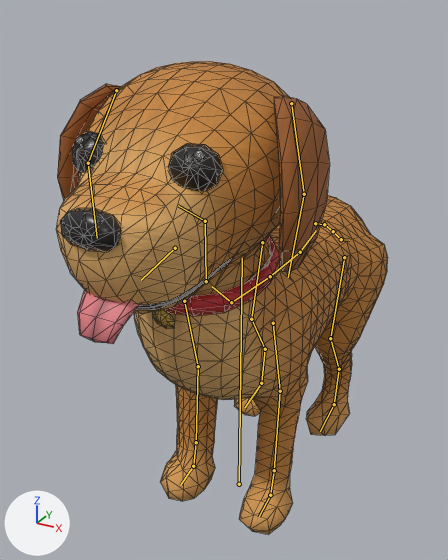
Two versions of the glTF model art-source/blender/dogs/golden-retriever/motion/exports/dog_golden_anim.gltf, one commit apart.
The view is the same before and after, from a camera (50 mm lens) standing at (0.87, -1.71, 1.71) and looking at (-0.14, 0.13, 0.8). The axes (+X, +Y, +Z) are drawn at lower left. The lights are the same throughout. The first picture is the older version. The bones that bend it are drawn over the model as lines. Mesh edges are drawn as thin lines.

Names of what the first picture shows: 'dog_golden_body', 'dog_golden_collar', 'dog_golden_ear_L', 'dog_golden_ear_R', 'dog_golden_eye_L', 'dog_golden_eye_R', 'dog_golden_nose', 'dog_golden_tongue'.
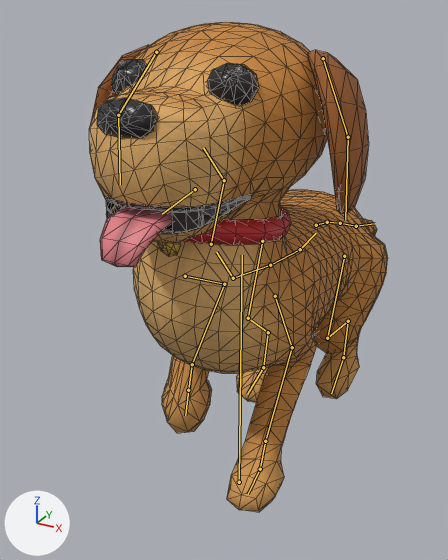
The newer file adds an action. The first version stands in its rest pose; the second is drawn at frame 4 of the action 'Swim'.

What the commit changed:
Bone 'root' (bone_root) moves from (0.0, 0.0, 0.0) to (0.0, 0.011, 0.0).
Bone 'hips' (bone_hips) turns from (0, 0, 0) to (-7, 0, 0) degrees about its own x, y and z.
Bone 'back_stifle_L' (bone_back_stifle_l) turns from (0, 0, 0) to (54, 0, 0) degrees about its own x, y and z.
Bone 'back_hock_L' (bone_back_hock_l) turns from (0, 0, 0) to (-45, 0, 0) degrees about its own x, y and z.
Bone 'back_foot_L' (bone_back_foot_l) turns from (0, 0, 0) to (28, 0, 0) degrees about its own x, y and z.
Bone 'back_hip_R' (bone_back_hip_r) turns from (0, 0, 0) to (1, 0, 0) degrees about its own x, y and z.
Bone 'back_stifle_R' (bone_back_stifle_r) turns from (0, 0, 0) to (23, 0, 0) degrees about its own x, y and z.
Bone 'back_hock_R' (bone_back_hock_r) turns from (0, 0, 0) to (-20, 0, 0) degrees about its own x, y and z.
Bone 'back_foot_R' (bone_back_foot_r) turns from (0, 0, 0) to (8, 0, 0) degrees about its own x, y and z.
Bone 'spine_3' (bone_spine_3) turns from (0, 0, 0) to (-1, 0, 0) degrees about its own x, y and z.
Bone 'front_shoulder_L' (bone_front_shoulder_l) turns from (0, 0, 0) to (26, 0, 0) degrees about its own x, y and z.
Bone 'front_elbow_L' (bone_front_elbow_l) turns from (0, 0, 0) to (-49, 0, 0) degrees about its own x, y and z.
Bone 'front_wrist_L' (bone_front_wrist_l) turns from (0, 0, 0) to (23, 0, 0) degrees about its own x, y and z.
Bone 'front_paw_L' (bone_front_paw_l) turns from (0, 0, 0) to (20, 0, 0) degrees about its own x, y and z.
Bone 'front_shoulder_R' (bone_front_shoulder_r) turns from (0, 0, 0) to (58, 0, 0) degrees about its own x, y and z.
Bone 'front_elbow_R' (bone_front_elbow_r) turns from (0, 0, 0) to (-93, 0, 0) degrees about its own x, y and z.
Bone 'front_wrist_R' (bone_front_wrist_r) turns from (0, 0, 0) to (41, 0, 0) degrees about its own x, y and z.
Bone 'front_paw_R' (bone_front_paw_r) turns from (0, 0, 0) to (67, 0, 0) degrees about its own x, y and z.
Bone 'neck' (bone_neck) turns from (0, 0, 0) to (-15, -1, 0) degrees about its own x, y and z.
Bone 'head' (bone_head) turns from (0, 0, 0) to (9, 0, 0) degrees about its own x, y and z.
Bone 'ear_L_1' (bone_ear_l_1) turns from (0, 0, 0) to (15, 6, -3) degrees about its own x, y and z.
Bone 'ear_L_2' (bone_ear_l_2) turns from (0, 0, 0) to (5, -1, -1) degrees about its own x, y and z.
Bone 'ear_R_1' (bone_ear_r_1) turns from (0, 0, 0) to (15, -6, 3) degrees about its own x, y and z.
Bone 'ear_R_2' (bone_ear_r_2) turns from (0, 0, 0) to (5, 1, 1) degrees about its own x, y and z.
Bone 'jaw' (bone_jaw) turns from (0, 0, 0) to (12, 0, 0) degrees about its own x, y and z.
Bone 'tail_1' (bone_tail_1) turns from (0, 0, 0) to (16, 1, -3) degrees about its own x, y and z.
Bone 'tail_2' (bone_tail_2) turns from (0, 0, 0) to (4, 3, -4) degrees about its own x, y and z.
Bone 'tail_3' (bone_tail_3) turns from (0, 0, 0) to (0, 4, -6) degrees about its own x, y and z.
Bone 'tail_4' (bone_tail_4) turns from (0, 0, 0) to (-2, 2, -7) degrees about its own x, y and z.

Pixel boxes [x1, y1, x2, y2] of what changed, in the pictures (448 x 560 px):
'dog_golden_body', posed (10% narrower)
    before: [56, 61, 388, 534]
    after: [89, 22, 388, 512]
'dog_golden_ear_L', posed (11% wider, 7% shorter)
    before: [274, 96, 330, 272]
    after: [307, 50, 369, 213]
'dog_golden_tongue', posed
    before: [77, 290, 140, 344]
    after: [100, 206, 172, 267]
'dog_golden_nose', posed (9% shorter)
    before: [60, 208, 121, 252]
    after: [97, 98, 158, 138]
'dog_golden_ear_R', posed
    before: [57, 84, 121, 201]
    after: [90, 45, 149, 126]
'dog_golden_eye_R', posed (9% wider, 16% shorter)
    before: [72, 131, 104, 174]
    after: [111, 59, 146, 95]
bone 'root', root to tip
    before: (239, 484) to (242, 258)
    after: (239, 482) to (242, 255)
bone 'hips', root to tip
    before: (300, 252) to (316, 230)
    after: (300, 249) to (316, 233)
bone 'back_stifle_L', root to tip
    before: (330, 338) to (339, 369)
    after: (327, 338) to (348, 321)
bone 'back_hock_L', root to tip
    before: (339, 369) to (334, 404)
    after: (348, 321) to (343, 357)
bone 'back_foot_L', root to tip
    before: (334, 404) to (320, 431)
    after: (343, 357) to (331, 393)
bone 'back_hip_R', root to tip
    before: (262, 242) to (251, 319)
    after: (262, 241) to (248, 318)
bone 'back_stifle_R', root to tip
    before: (251, 319) to (265, 349)
    after: (248, 318) to (268, 332)
bone 'back_hock_R', root to tip
    before: (265, 349) to (261, 383)
    after: (268, 332) to (263, 367)
bone 'back_foot_R', root to tip
    before: (261, 383) to (245, 407)
    after: (263, 367) to (247, 394)
bone 'spine_3', root to tip
    before: (231, 302) to (212, 286)
    after: (233, 278) to (216, 252)
bone 'front_shoulder_L', root to tip
    before: (273, 323) to (280, 391)
    after: (275, 296) to (292, 347)
bone 'front_elbow_L', root to tip
    before: (280, 391) to (274, 470)
    after: (292, 347) to (265, 441)
bone 'front_wrist_L', root to tip
    before: (274, 470) to (270, 495)
    after: (265, 441) to (260, 469)
bone 'front_paw_L', root to tip
    before: (270, 495) to (259, 516)
    after: (260, 469) to (248, 494)
bone 'front_shoulder_R', root to tip
    before: (184, 301) to (198, 366)
    after: (185, 276) to (224, 284)
bone 'front_elbow_R', root to tip
    before: (198, 366) to (196, 442)
    after: (224, 284) to (192, 364)
bone 'front_wrist_R', root to tip
    before: (196, 442) to (193, 466)
    after: (192, 364) to (188, 390)
bone 'front_paw_R', root to tip
    before: (193, 466) to (180, 485)
    after: (188, 390) to (185, 415)
bone 'neck', root to tip
    before: (206, 281) to (205, 221)
    after: (211, 244) to (224, 180)
bone 'head', root to tip
    before: (205, 221) to (178, 205)
    after: (224, 180) to (203, 148)
bone 'ear_L_1', root to tip
    before: (291, 103) to (304, 194)
    after: (323, 58) to (348, 137)
bone 'ear_L_2', root to tip
    before: (304, 194) to (288, 277)
    after: (348, 137) to (345, 220)
bone 'ear_R_1', root to tip
    before: (116, 90) to (88, 163)
    after: (156, 52) to (118, 115)
bone 'ear_R_2', root to tip
    before: (88, 163) to (97, 238)
    after: (118, 115) to (120, 184)
bone 'jaw', root to tip
    before: (175, 248) to (141, 280)
    after: (195, 189) to (162, 214)
bone 'tail_1', root to tip
    before: (315, 223) to (324, 224)
    after: (316, 225) to (327, 222)
bone 'tail_2', root to tip
    before: (324, 224) to (333, 231)
    after: (327, 222) to (340, 223)
bone 'tail_3', root to tip
    before: (333, 231) to (341, 239)
    after: (340, 223) to (356, 226)
bone 'tail_4', root to tip
    before: (341, 239) to (349, 240)
    after: (356, 226) to (375, 223)
